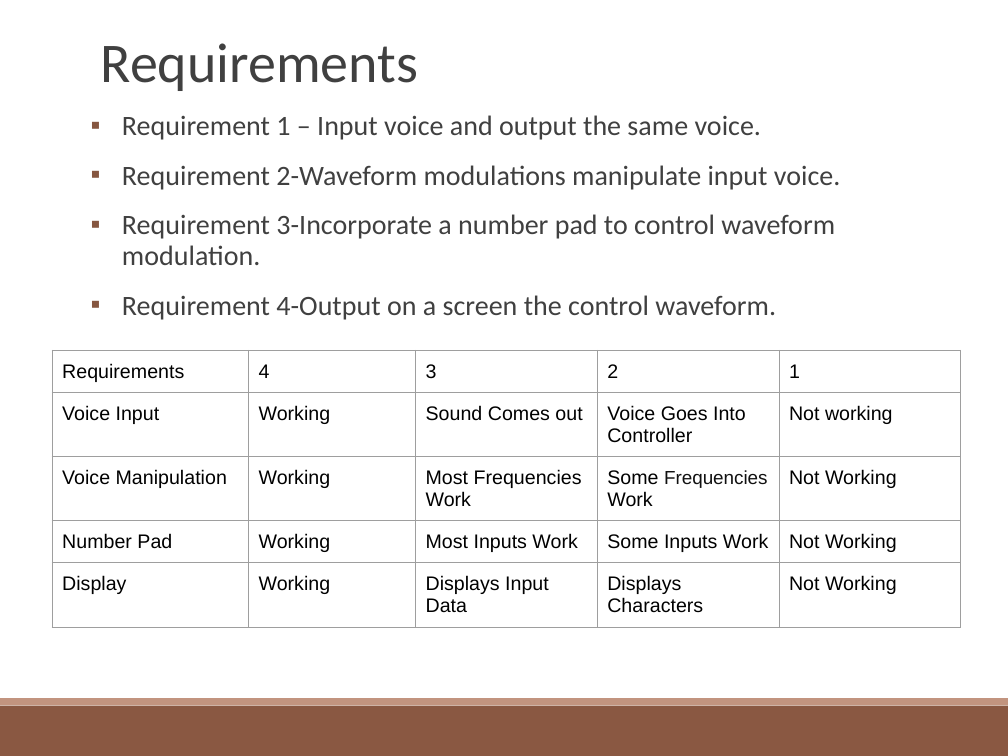
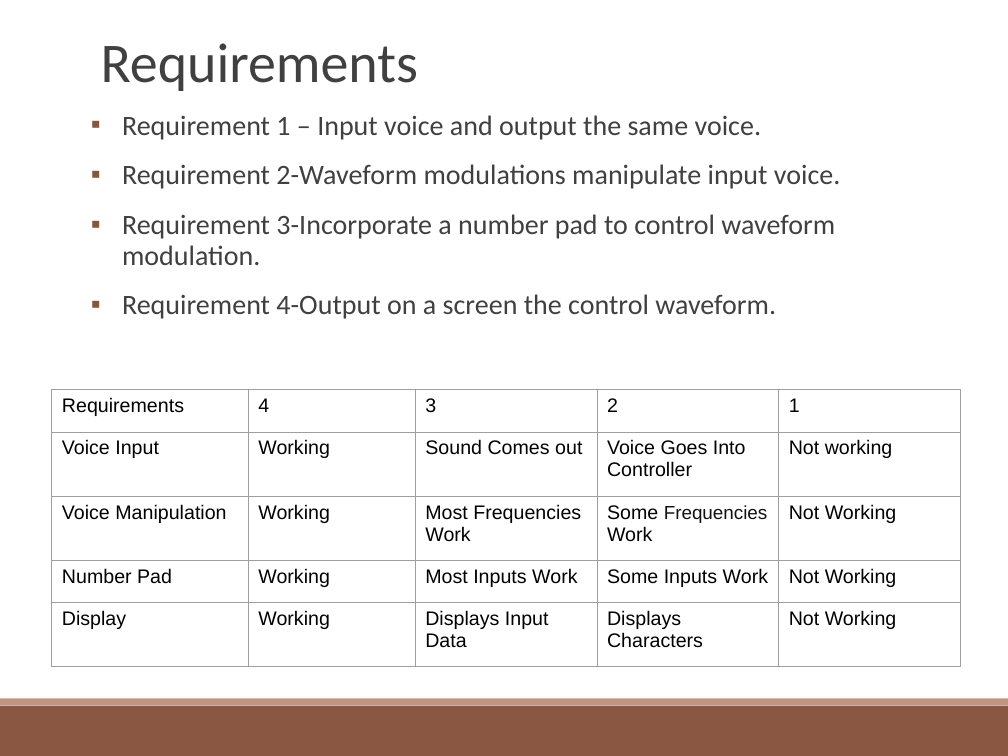
Before and after one commit to lvoytek/VoiceModulator, a slide deck: slide 5 of Proposal/FinalProposal.pptx. Drawn at 1008x756 pixels with LibreOffice and Linux fonts; fonts in the diff are those of the drawing. Boxes give left, top, right and bottom in pixels: in the first picture for what was removed or moved away, otherwise in the second. Text is boxed around its words. In the diff, an @@ line names an element or a change of style, - is before the commit and + after.

```diff
--- a/Proposal/FinalProposal.pptx
+++ b/Proposal/FinalProposal.pptx
@@ table at <box>51,390,960,667</box> @@
@@ highlight #FFFFFF to none in "Frequencies" @@
@@ borders changed @@
@@ table: place and size @@
-table at <box>52,351,961,681</box>
+table at <box>51,390,960,667</box>
```
Also in this commit, not shown: 3 other slides changed.
